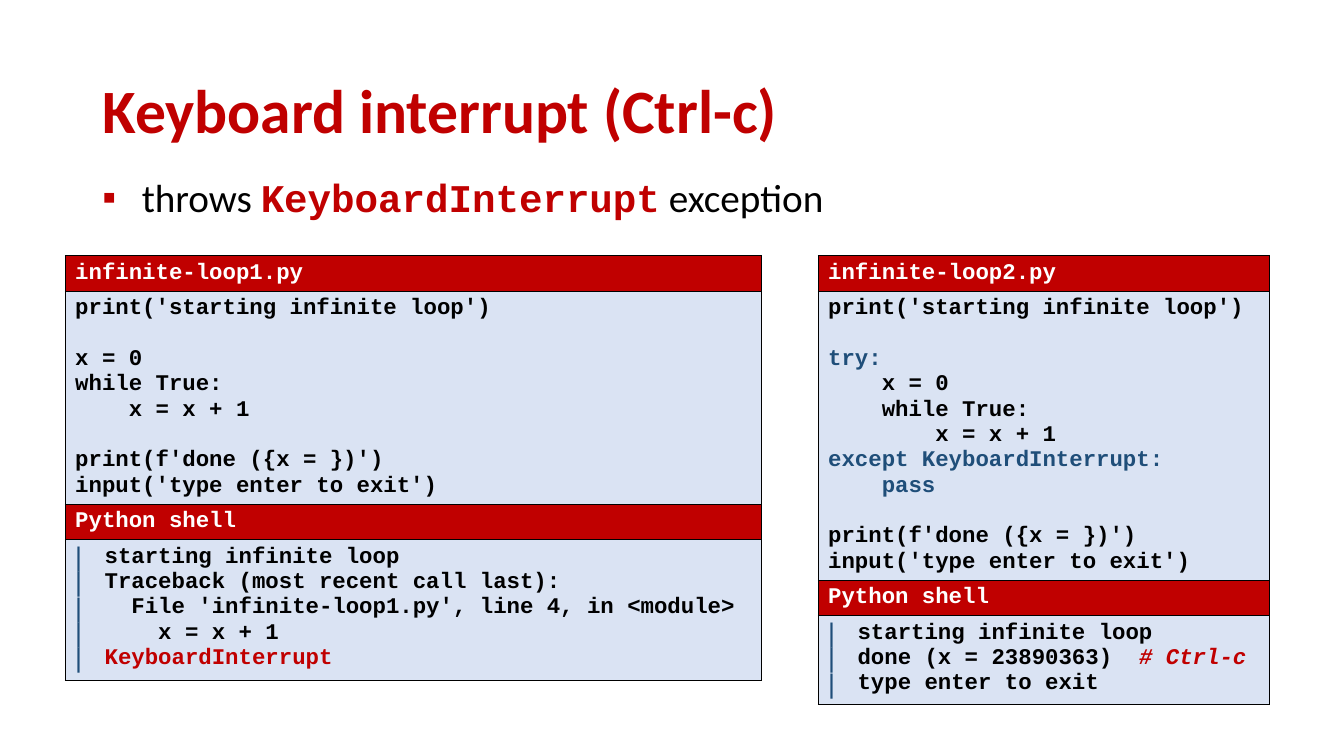
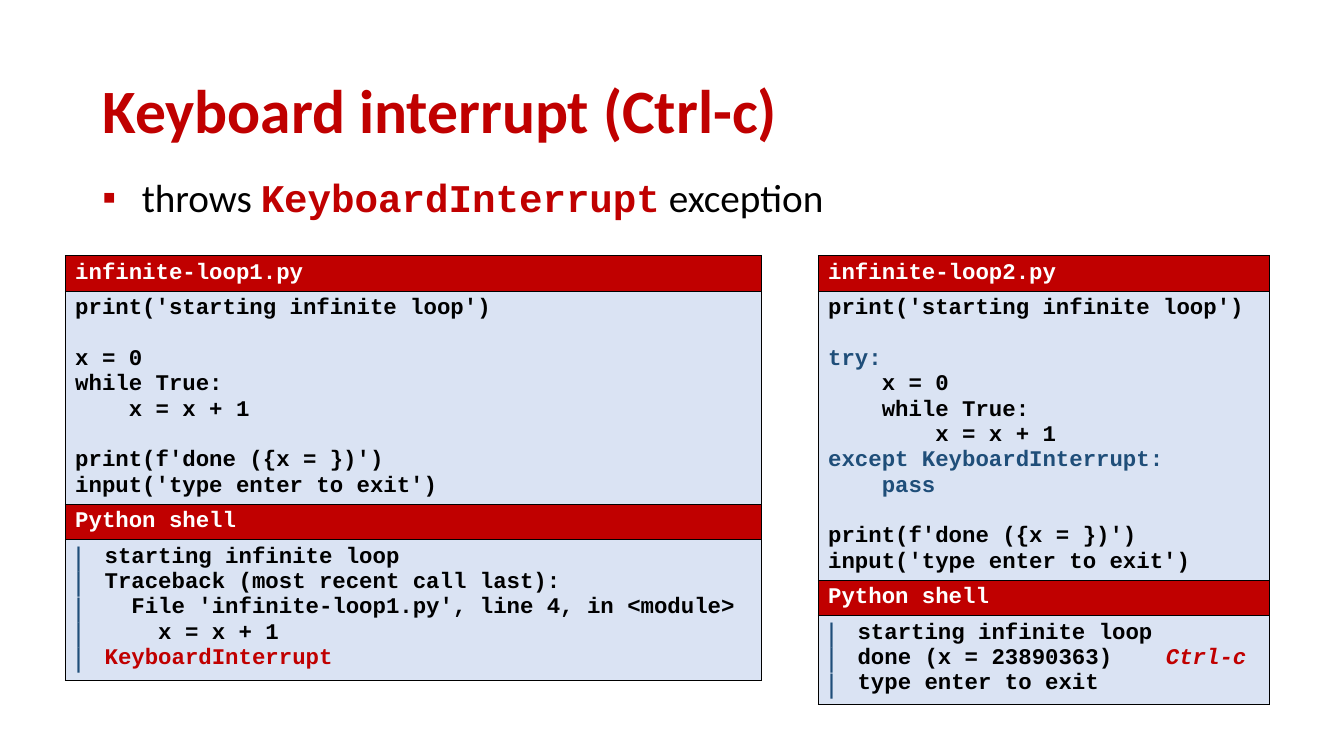
Before and after one commit to gsbrodal/gsbrodal.github.io, a slide deck: slide 10 of ipsa/slides/exceptions.pptx. Drawn at 1344x756 pixels with LibreOffice and Linux fonts; fonts in the diff are those of the drawing. Boxes give left, top, right and bottom in pixels: in the first picture for what was removed or moved away, otherwise in the second. Text is boxed around its words. In the diff, an @@ line names an element or a change of style, - is before the commit and + after.

```diff
--- a/ipsa/slides/exceptions.pptx
+++ b/ipsa/slides/exceptions.pptx
@@ table at (819,255,1270,726) @@
-row 4, column 1: starting infinite loop / done (x = 23890363) # Ctrl-c / type enter to exit
+row 4, column 1: starting infinite loop / done (x = 23890363) Ctrl-c / type enter to exit
```
Also in this commit, not shown: 11 other slides changed, 6 other files.
